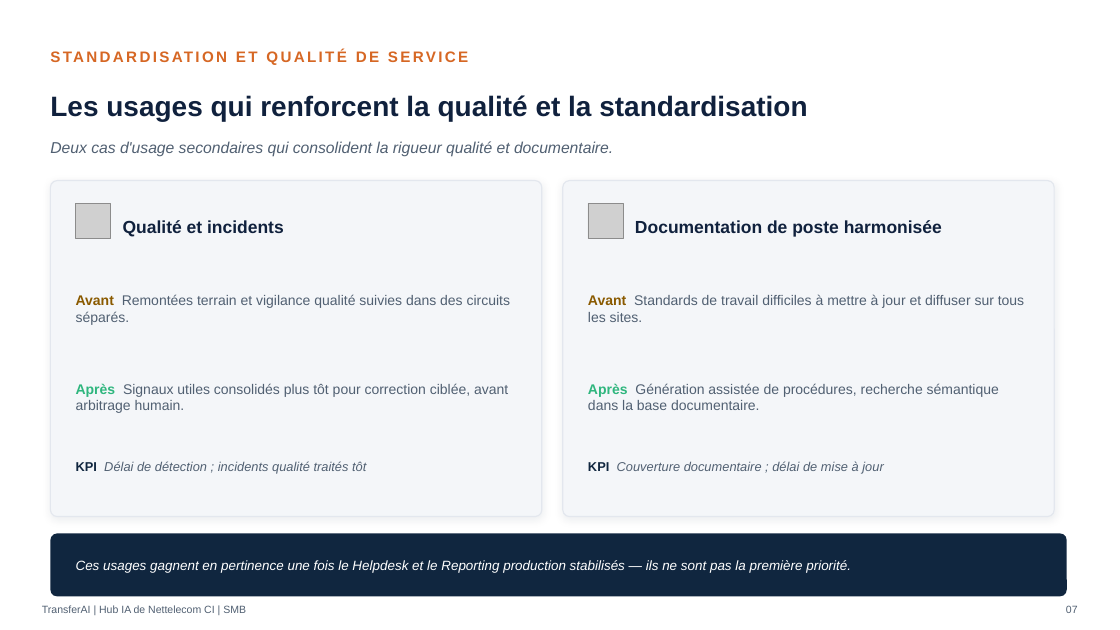
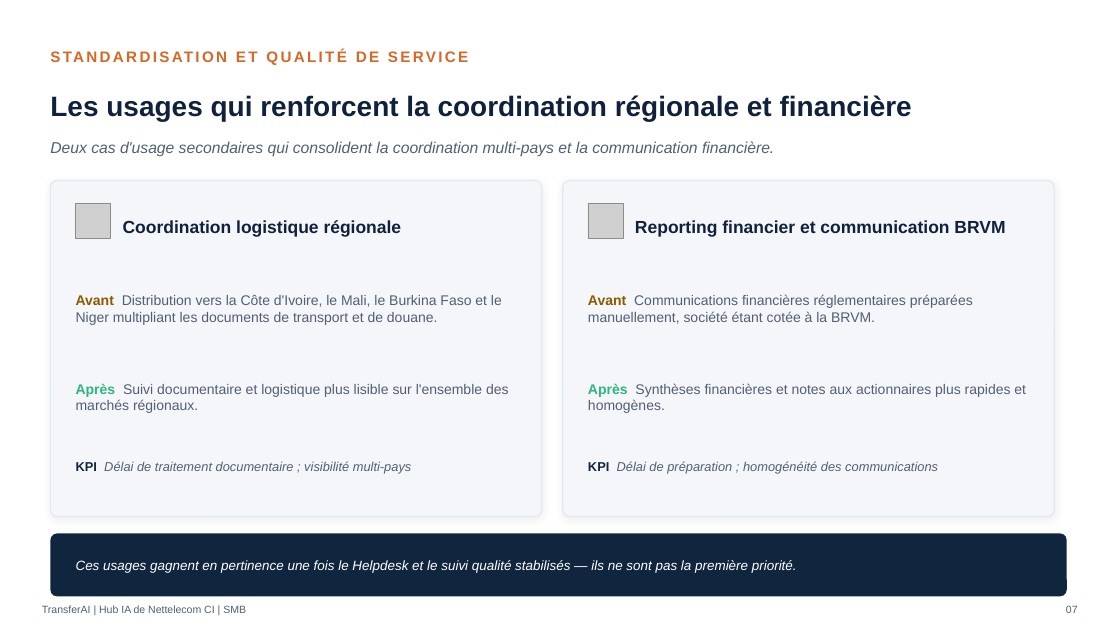
Before and after one commit to mayoro1972/connect-ia-bloom, a slide deck: slide 7 of docs/transferai-prospection/packs-entreprises-cibles-2026-07/SMB/Deck_SMB_2026-07-07.pptx. Drawn at 1120x630 pixels with LibreOffice and Linux fonts; fonts in the diff are those of the drawing; grey boxes stand for pictures. Boxes give left, top, right and bottom in pixels: in the first picture for what was removed or moved away, otherwise in the second. Text is boxed around its words. In the diff, an @@ line names an element or a change of style, - is before the commit and + after.

```diff
--- a/docs/transferai-prospection/packs-entreprises-cibles-2026-07/SMB/Deck_SMB_2026-07-07.pptx
+++ b/docs/transferai-prospection/packs-entreprises-cibles-2026-07/SMB/Deck_SMB_2026-07-07.pptx
@@ text at [50,95,912,121]: text changed @@
-Les usages qui renforcent la qualité et la standardisation
+Les usages qui renforcent la coordination régionale et financière
@@ text at [50,141,774,157]: text changed @@
-Deux cas d'usage secondaires qui consolident la rigueur qualité et documentaire.
+Deux cas d'usage secondaires qui consolident la coordination multi-pays et la communication financière.
@@ text at [123,220,402,237]: text changed @@
-Qualité et incidents
+Coordination logistique régionale
@@ text at [635,220,1005,237]: text changed @@
-Documentation de poste harmonisée
+Reporting financier et communication BRVM
@@ text at [76,295,502,325]: text changed @@
-Avant Remontées terrain et vigilance qualité suivies dans des circuits séparés.
+Avant Distribution vers la Côte d'Ivoire, le Mali, le Burkina Faso et le Niger multipliant les documents de transport et de douane.
@@ text at [588,294,973,324]: text changed @@
-Avant Standards de travail difficiles à mettre à jour et diffuser sur tous les sites.
+Avant Communications financières réglementaires préparées manuellement, société étant cotée à la BRVM.
@@ text at [76,383,509,413]: text changed @@
-Après Signaux utiles consolidés plus tôt pour correction ciblée, avant arbitrage humain.
+Après Suivi documentaire et logistique plus lisible sur l'ensemble des marchés régionaux.
@@ text at [588,383,1026,413]: text changed @@
-Après Génération assistée de procédures, recherche sémantique dans la base documentaire.
+Après Synthèses financières et notes aux actionnaires plus rapides et homogènes.
@@ text at [76,461,412,474]: text changed @@
-KPI Délai de détection ; incidents qualité traités tôt
+KPI Délai de traitement documentaire ; visibilité multi-pays
@@ text at [588,461,938,474]: text changed @@
-KPI Couverture documentaire ; délai de mise à jour
+KPI Délai de préparation ; homogénéité des communications
@@ text at [76,560,797,573]: text changed @@
-Ces usages gagnent en pertinence une fois le Helpdesk et le Reporting production stabilisés — ils ne sont pas la première priorité.
+Ces usages gagnent en pertinence une fois le Helpdesk et le suivi qualité stabilisés — ils ne sont pas la première priorité.
```
Also in this commit, not shown: 9 other slides changed, 31 other files.
